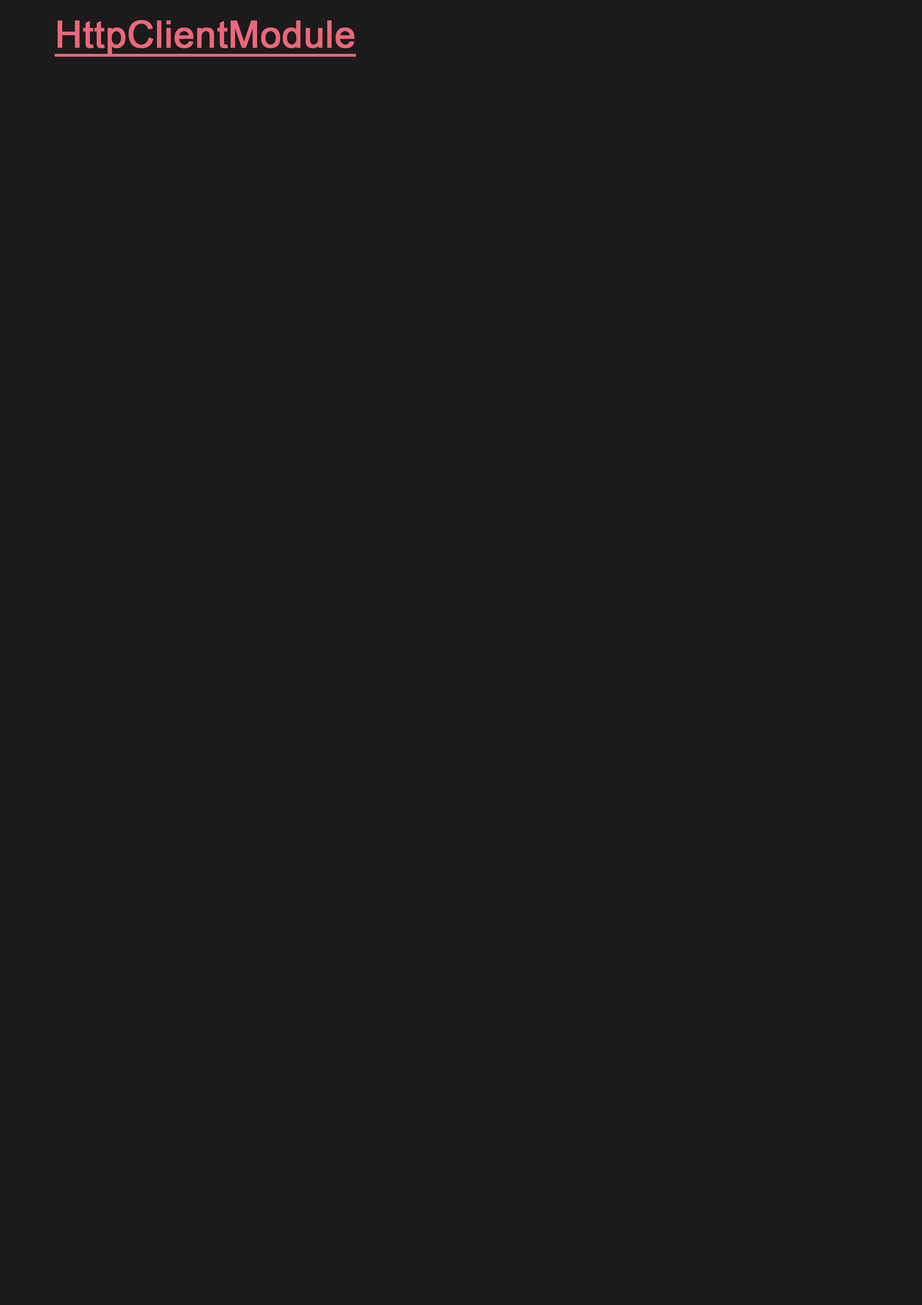
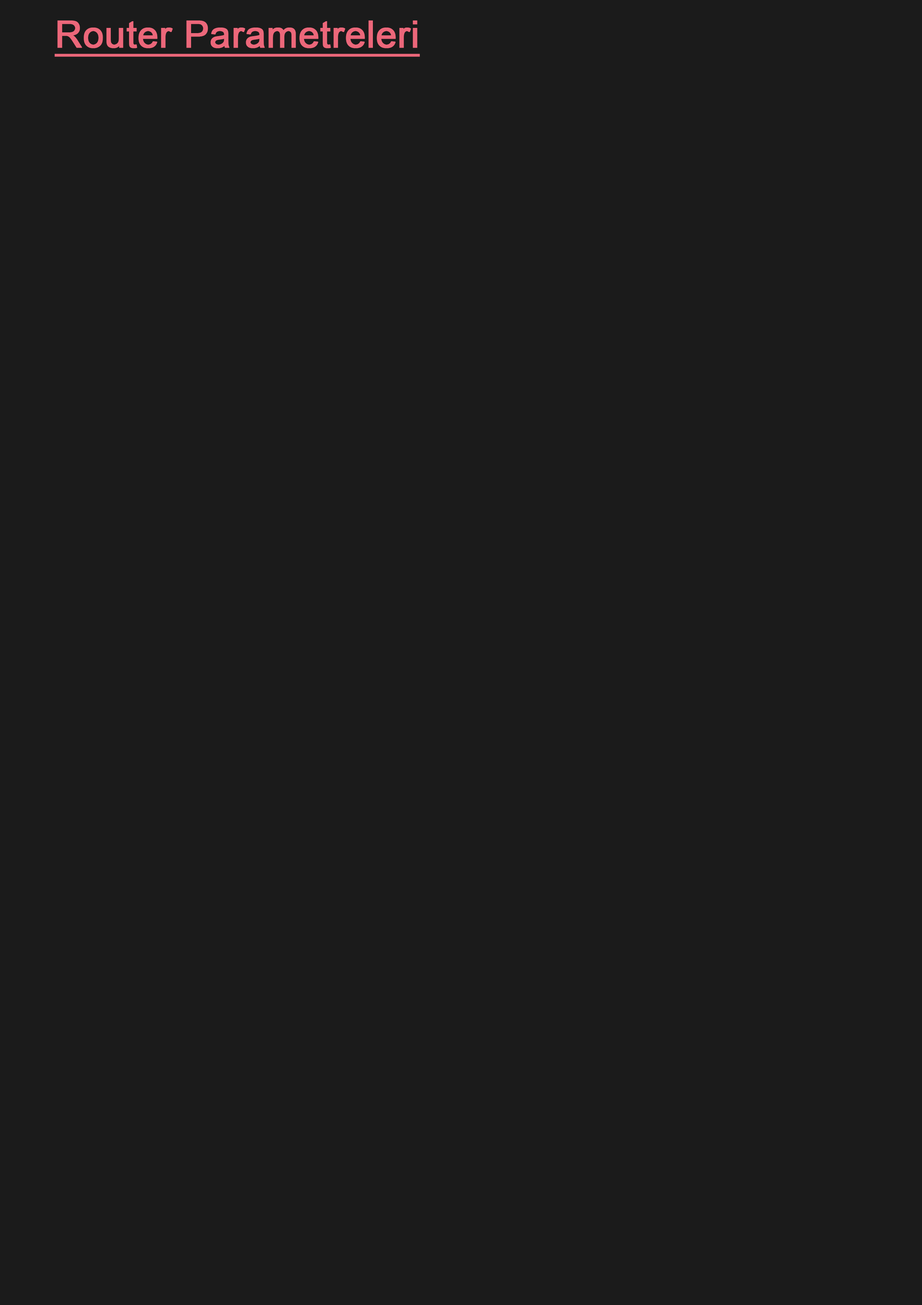
Two versions of the same layered image (922×1305). Layer-by-layer changes:
renamed "HttpClientModule" to "Router Parametreleri", painted on it over [57, 20, 421, 57]
